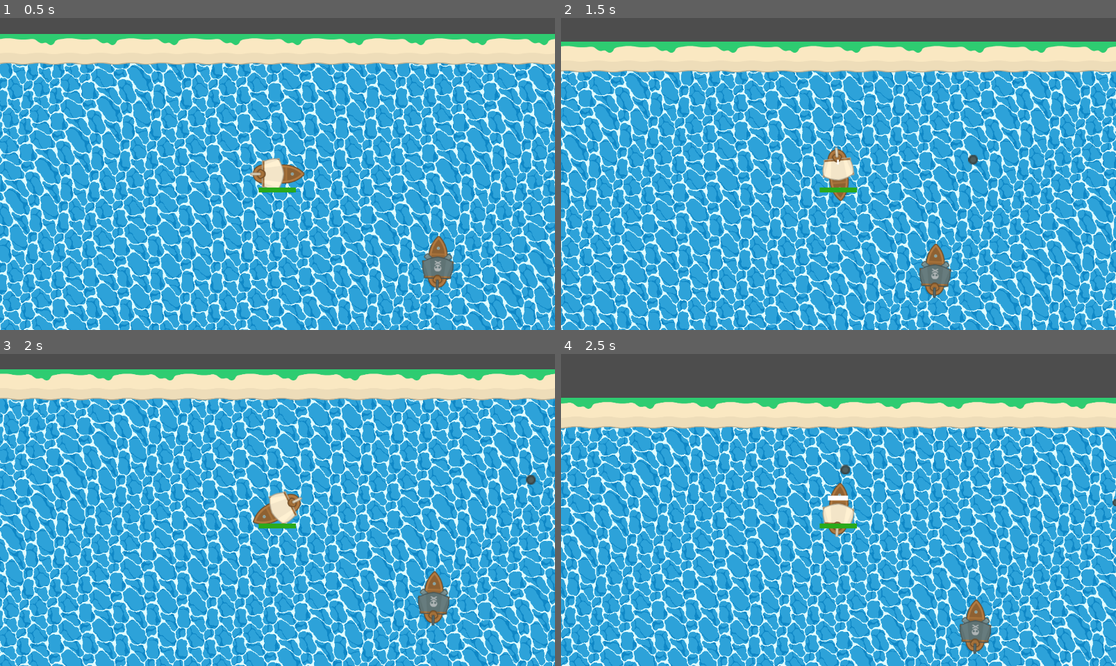
Above: before the commit, frames 1-4 (two rows, left to right).
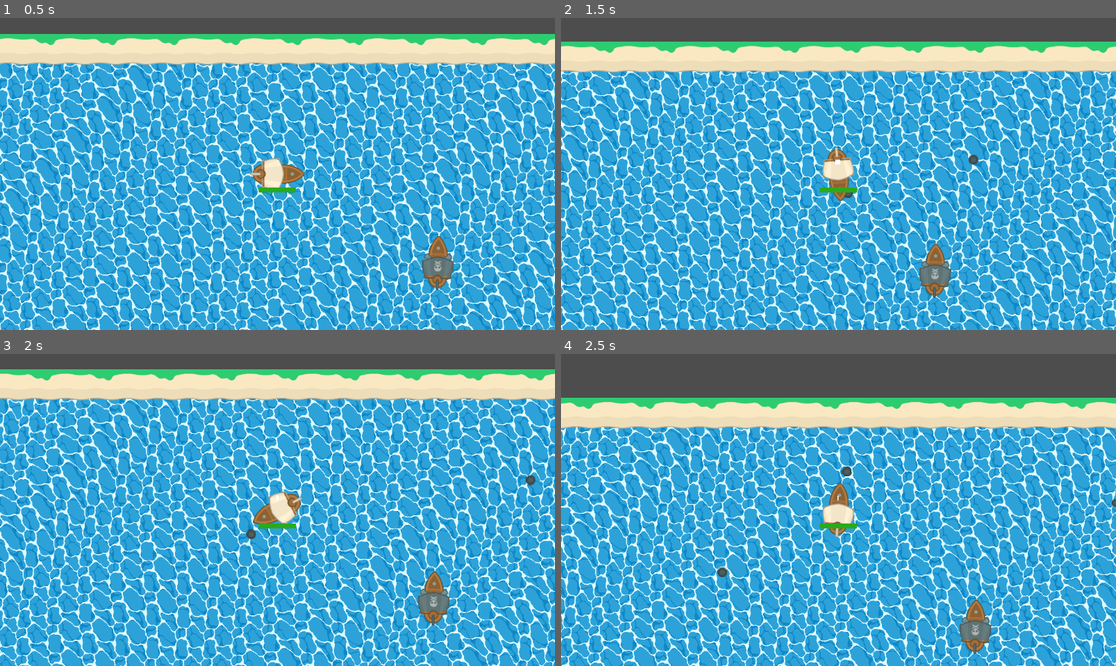
Above: after the commit, the same moments.

Repository: Innocent-Traitor/7Seas-Base
Game: Godot game, scene res://Scenes/world.tscn
Same seed, same stepped clock (60 frames per second), same inputs: the game is played once before the commit and once after it.
Inputs (mouse positions are in pixels of both pictures, inside the frame that each line leads up to):
- Up to frame 1 (0.5 s): no input
- Up to frame 2 (1.5 s): tap Enter at 0.5 s; move the mouse to (960, 158) at 0.52 s; hold Space (Fire) 0.53-1.28 s; move the mouse to (727, 189) at 1.27 s; tap Space (Fire) at 1.35 s
- Up to frame 3 (2 s): no input
- Up to frame 4 (2.5 s): move the mouse to (894, 441) at 2.02 s; hold Space (Fire) from 2.03 s (still down)

Frame 1 is identical in both runs. In frame 2, less than 0.1% of the frame differs, in the area x 49-76%, y 44-58%; in frame 3, less than 0.1%; in frame 4, 0.2%, in the area x 28-100%, y 35-72%.

Commit message:
Input Handling Changes

Diff:
--- a/Scenes/Player Related/player.gd
+++ b/Scenes/Player Related/player.gd
@@ -19,13 +19,12 @@
 
 	PlayerCamera.global_position = position
 
-	# Firing Input | Potentially move this into an unhandled input
-	# TODO: Research unhandled input vs _process input handling
-	if Input.is_action_just_pressed("Fire") and !onCooldown:
+
+func _unhandled_input(event: InputEvent) -> void:
+	if event.is_action_pressed("Fire"):
 		player_attack.emit($Marker2D.global_position, (get_global_mouse_position() - position).normalized(), damage, "Player")
 		onCooldown = true
 		$CooldownTimer.start()
-
 
 func _physics_process(_delta: float) -> void:
 	var mousePos = get_global_mouse_position()
--- a/Scenes/enemy.gd
+++ b/Scenes/enemy.gd
@@ -10,3 +10,8 @@
 
 func _physics_process(_delta : float) -> void:
 	pass
+
+
+# Wandering - Wanders around, not firing and just moving around the map
+# Running - Actively runs away from other ships
+# Attacking - Will attack other ships
